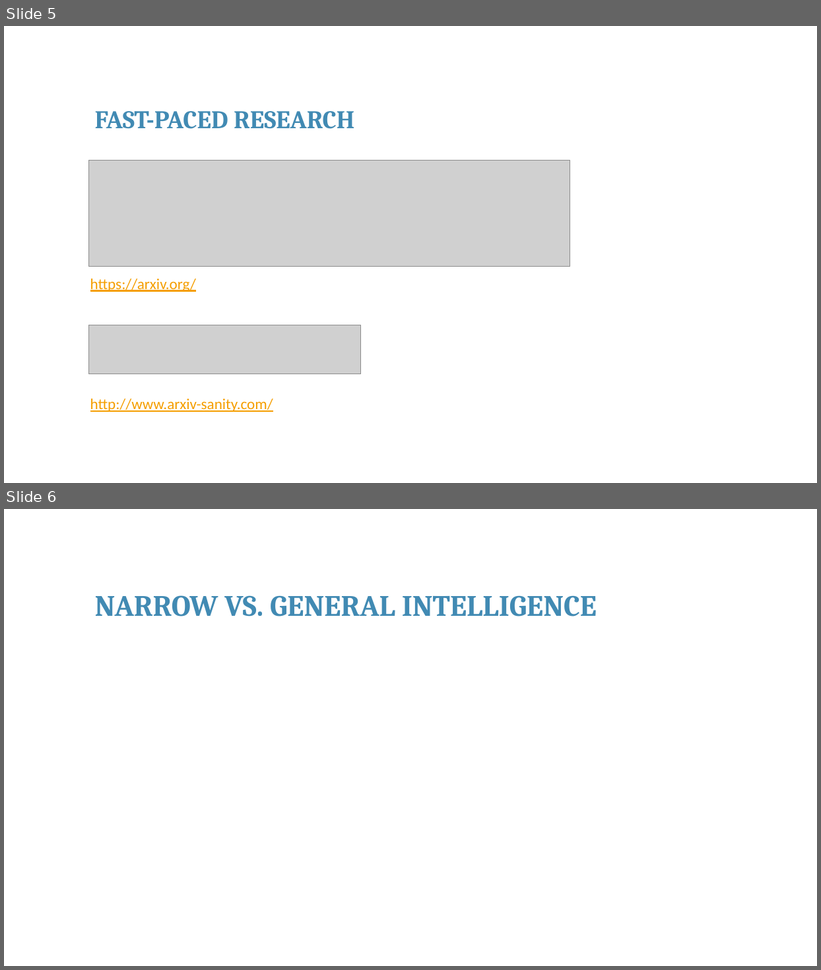
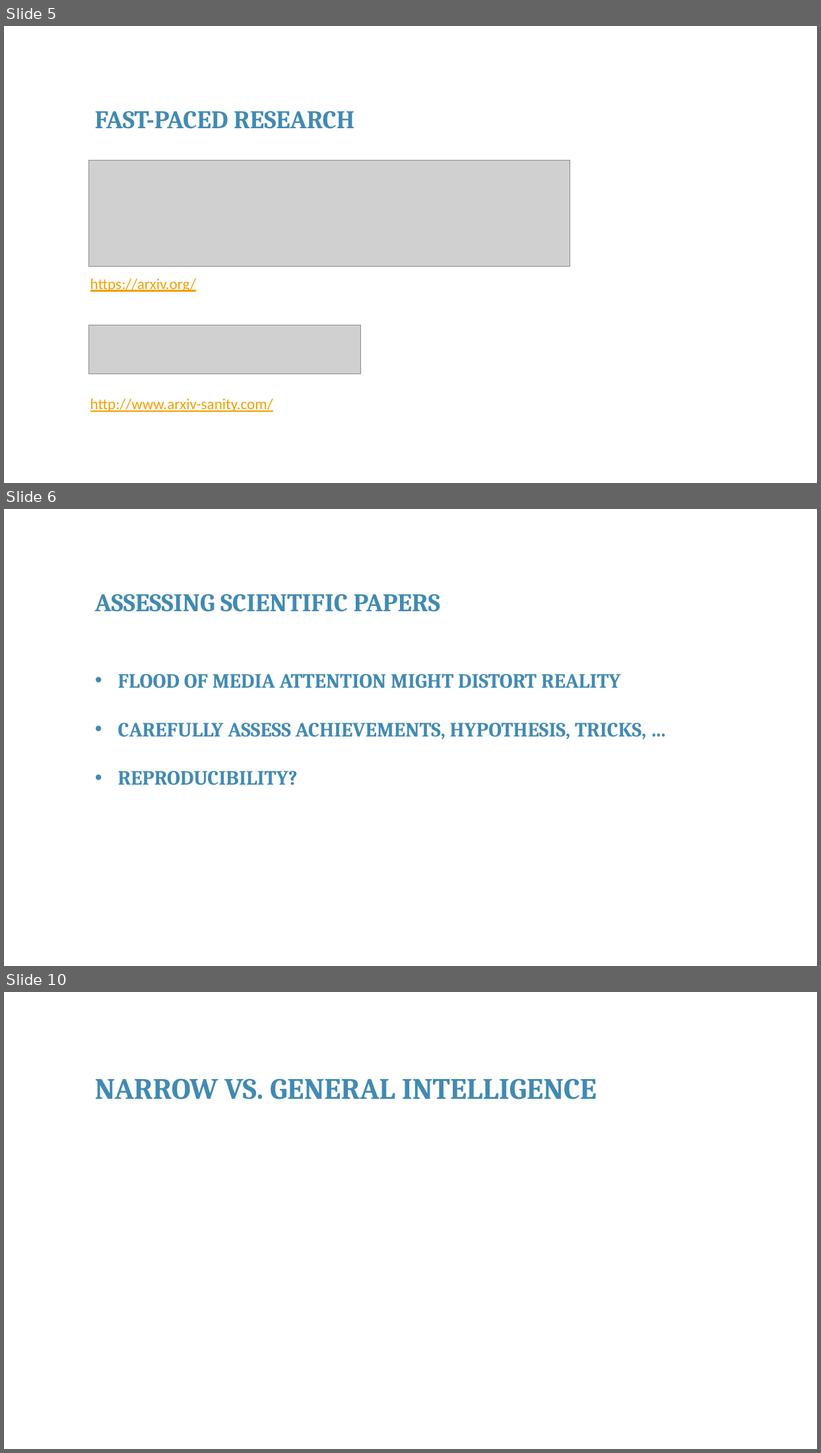
Before and after one commit to franckalbinet/itu-eaco-zanzibar-12-2018, a slide deck: presentations/session-9-open-issues-in-ai.pptx. Shown one above the other, each under a label of ours: slides 5 and 6 before the commit, slides 5, 6 and 10 after it; the slides between them are not shown. The pictures are 821x970 and 821x1453 pixels, drawn with LibreOffice and Linux fonts; fonts in the diff are those of the drawing; grey boxes stand for pictures; background and template pictures are left out. Boxes give left, top, right and bottom in pixels: in the first picture for what was removed or moved away, otherwise in the second. Text is boxed around its words. In the diff, an @@ line names an element or a change of style, - is before the commit and + after.

```diff
--- a/presentations/session-9-open-issues-in-ai.pptx
+++ b/presentations/session-9-open-issues-in-ai.pptx
@@ slide 6 added at (4, 509, 817, 966), background #FFFFFF @@
@@ text added at (95, 594, 441, 612), 30 pt, text #418AB3, bold @@
+ASSESSING SCIENTIFIC PAPERS
@@ text added at (118, 674, 646, 786), 24 pt, text #418AB3, bold @@
+• FLOOD OF MEDIA ATTENTION MIGHT DISTORT REALITY
+• CAREFULLY ASSESS ACHIEVEMENTS, HYPOTHESIS, TRICKS, …
+• REPRODUCIBILITY?
@@ what was slide 6 is now slide 10 @@
```
Also in this commit, not shown: 4 other slides added, 3 other files.
